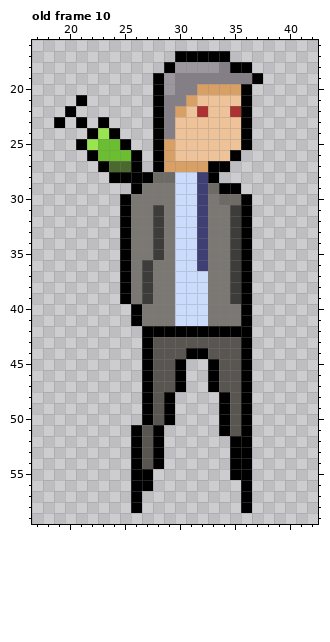
Edited in one commit: pixel-art file (enemies/billGates.aseprite). The picture above is the old version.
64x64 pixels, 10 frames. Shown: old frame 10: x 17..42, y 16..59. The commit also changed other frames, which this record leaves out.
Now the later version:
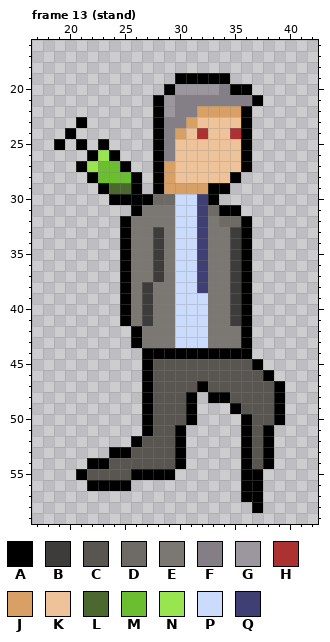
Palette (. is transparent): A #000000  B #3e3c3b  C #595652  D #6e6a65  E #7b7874  F #847e87  G #9c979e  H #ac3232  J #d9a066  K #eec39a  L #4b692f  M #6abe30  N #99e550  P #cbdbfc  Q #3f3f74
A new or re-ordered frame is compared with the old frame closest to it.
Edits made:
frames 10 -> 16
--- frame 13 (stand) is new; against old frame 10
@@ x 17..42 @@
 16 ..........................
-17 .............AAAAA........
-18 ............AGGGGFAA......
-19 ...........AGFFFFFFFA.....
-20 ...........AGFFJJJJA......
-21 ....A......AFFJKKKKA......
-22 ...A.......AFJKHKKHA......
-23 ..A.A.A....AFKKKKKKA......
-24 .....ANA...AFKKKKKKA......
-25 ....ANMMA..AJKKKKKKA......
-26 .....AMMMA.AJKKKKKA.......
-27 ......ALLA.AJJJJAA........
-28 .......AAAADDPPQA.........
-29 .........AEEEPPQDAA.......
-30 ........AEEEEPPQEDDA......
-31 ........AEEBEPPQEEBA......
-32 ........AEEBEPPQEEBA......
+17 ..........................
+18 ..........................
+19 .............AAAAA........
+20 ............AGGGGFAA......
+21 ...........AGFFFFFFFA.....
+22 ...........AGFFJJJJA......
+23 ....A......AFFJKKKKA......
+24 ...A.......AFJKHKKHA......
+25 ..A.A.A....AFKKKKKKA......
+26 .....ANA...AFKKKKKKA......
+27 ....ANMMA..AJKKKKKKA......
+28 .....AMMMA.AJKKKKKA.......
+29 ......ALLA.AJJJJAA........
+30 .......AAAADDPPQA.........
+31 .........AEEEPPQDAA.......
+32 ........AEEEEPPQEDDA......
 33 ........AEEBEPPQEEBA......
@@ x 17..42 @@
 35 ........AEEBEPPQEEBA......
-36 ........AEBEEPPQEEBA......
-37 ........AEBEEPPPEEBA......
-38 ........AEBEEPPPEEBA......
+36 ........AEEBEPPQEEBA......
+37 ........AEEBEPPQEEBA......
+38 ........AEBEEPPQEEBA......
 39 ........AEBEEPPPEEBA......
-40 .........AEEEPPPEEEA......
-41 .........AEEEPPPEEEA......
-42 ..........AAAAAAAAAA......
-43 ..........ACCCCCCCCA......
-44 ..........ACCCAACCCA......
-45 ..........ACCA..ACCA......
-46 ..........ACCA..ACCA......
-47 ..........ACCA..ACCA......
-48 ..........ACA....ACA......
-49 ..........ACA....ACA......
-50 ..........ACA....ACA......
-51 .........ACA.....ACA......
-52 .........ACA......AA......
-53 .........ACA......AA......
-54 .........ACA......AA......
-55 .........AA.......AA......
-56 .........AA........A......
-57 .........A.........A......
-58 .........A.........A......
+40 ........AEBEEPPPEEBA......
+41 ........AEBEEPPPEEBA......
+42 .........AEEEPPPEEEA......
+43 .........AEEEPPPEEEA......
+44 ..........AAAAAAAAAA......
+45 ..........ACCCCCCCCCA.....
+46 ..........ACCCCCCCCCCA....
+47 ..........ACCCCACCCCCCA...
+48 ..........ACCCA.AACCCCA...
+49 ..........ACCCA...ACCCA...
+50 ..........ACCCA....ACCA...
+51 ..........ACCA.....ACA....
+52 .........ACCCA.....ACA....
+53 .......AACCCCA.....ACA....
+54 .....AACCCCCCA.....ACA....
+55 ....ACCCCAAAA......AA.....
+56 .....AAAA..........AA.....
+57 ...................AA.....
+58 ....................A.....
 59 ..........................
Where, in picture pixels (left, top, right, bottom), the same in both pictures:
changed: (54, 51, 285, 513)
